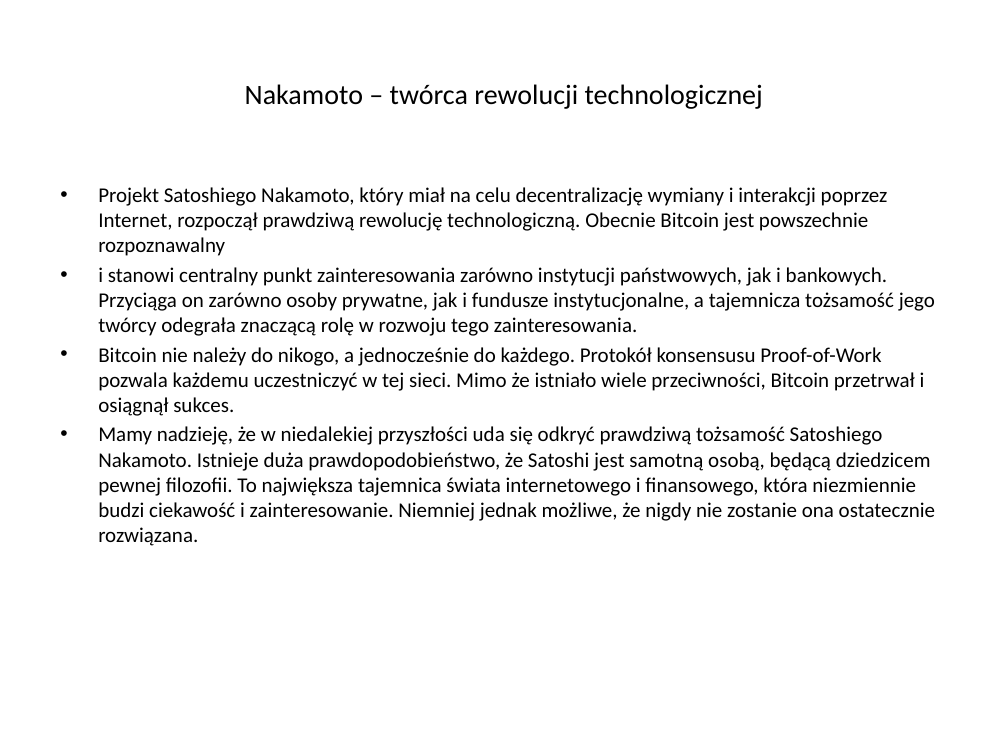
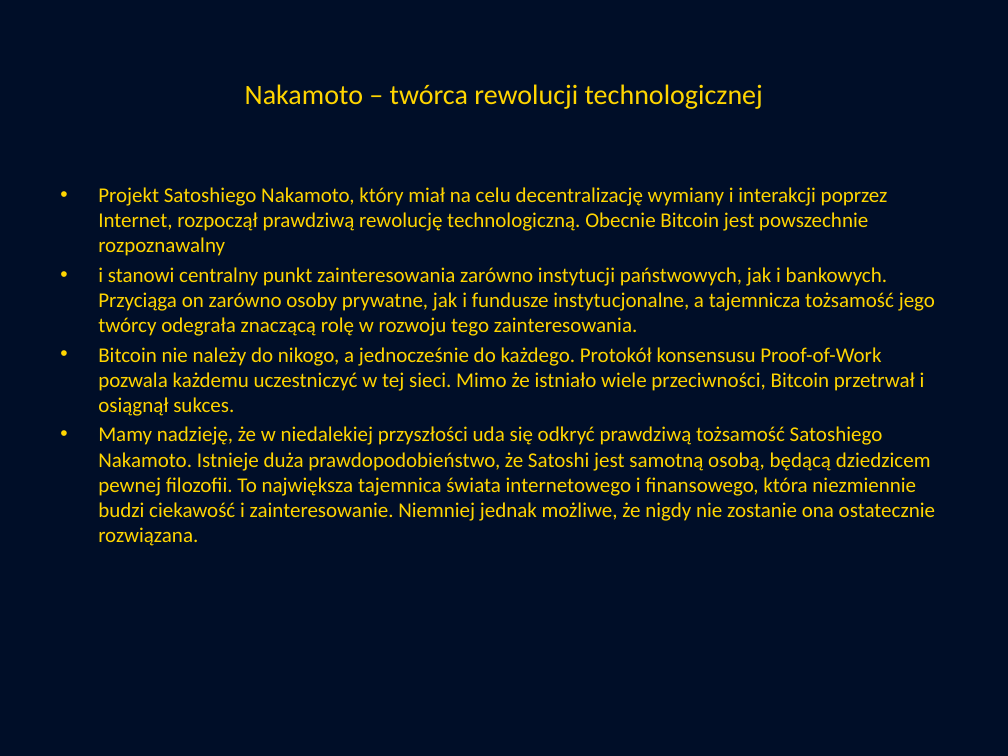
Before and after one commit to AndriiKendzor/Scraping-project-, a slide deck: slide 8 of Kto jest prawdziwym twórcą Bitcoina (63656).pptx (slide 7 before the commit). Drawn at 1008x756 pixels with LibreOffice and Linux fonts; fonts in the diff are those of the drawing. Boxes give left, top, right and bottom in pixels: in the first picture for what was removed or moved away, otherwise in the second. Text is boxed around its words. In the diff, an @@ line names an element or a change of style, - is before the commit and + after.

```diff
--- a/Kto jest prawdziwym twórcą Bitcoina (63656).pptx
+++ b/Kto jest prawdziwym twórcą Bitcoina (63656).pptx
@@ background #FFFFFF to #000E28 @@
@@ title "Nakamoto – twórca rewolucji technologicznej" at (245,84,763,109): text colour #000000 to #FFD500 @@
@@ text "Projekt Satoshiego Nakamoto, który miał ..." at (98,187,935,546): text colour #000000 to #FFD500 @@
```
Also in this commit, not shown: 7 other slides changed, 2 slides added, 1 other file.
